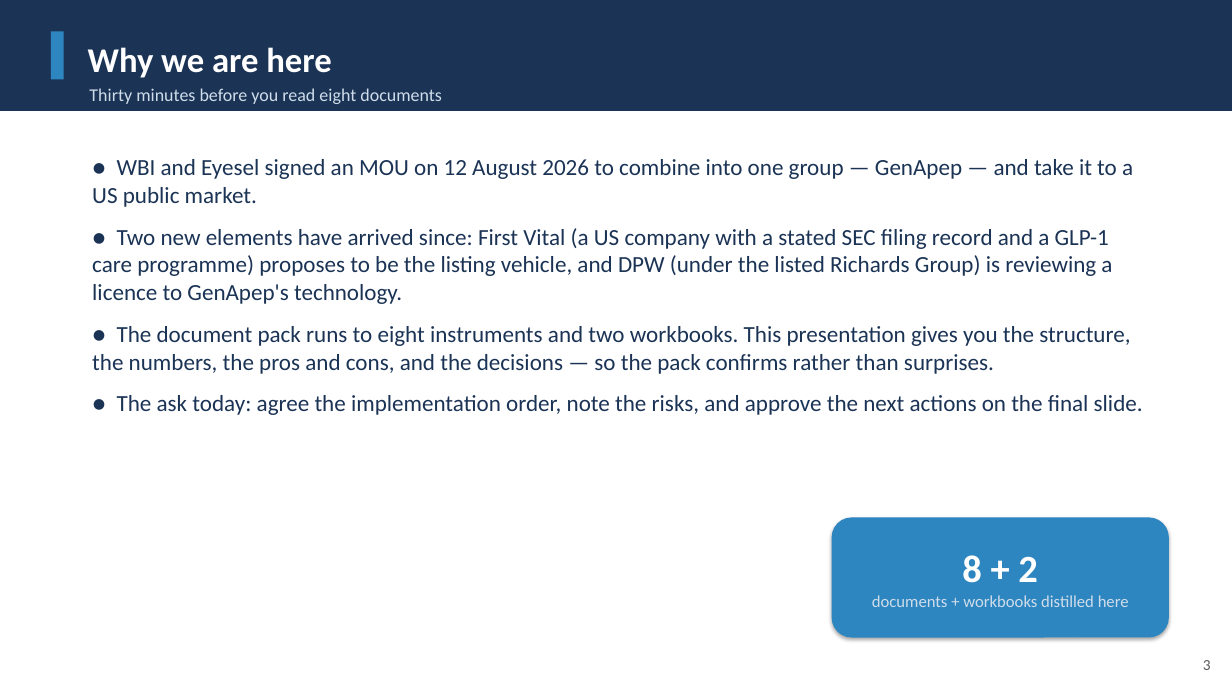
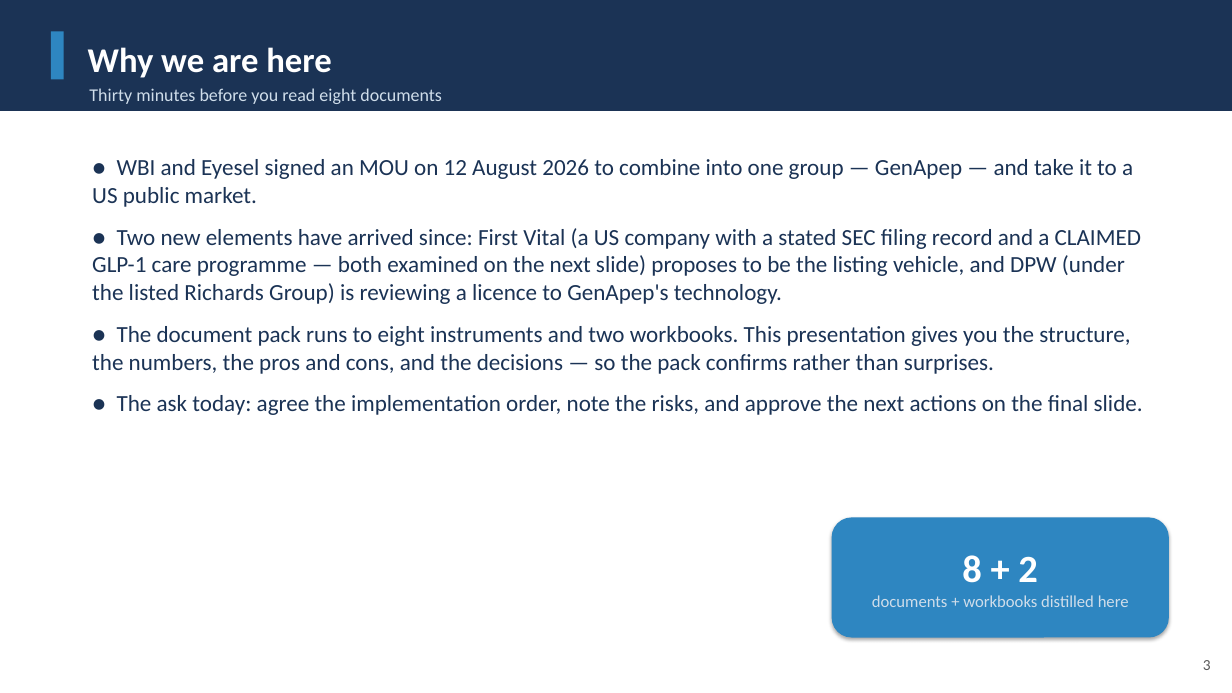
Before and after one commit to leicatam/gamification, a slide deck: slide 3 of synexo/GenApep_Executive_Presentation.pptx. Drawn at 1232x693 pixels with LibreOffice and Linux fonts; fonts in the diff are those of the drawing. Boxes give left, top, right and bottom in pixels: in the first picture for what was removed or moved away, otherwise in the second. Text is boxed around its words. In the diff, an @@ line names an element or a change of style, - is before the commit and + after.

```diff
--- a/synexo/GenApep_Executive_Presentation.pptx
+++ b/synexo/GenApep_Executive_Presentation.pptx
@@ text at (x1=92, y1=228, x2=1141, y2=304): text changed @@
-● Two new elements have arrived since: First Vital (a US company with a stated SEC filing record and a GLP-1 care programme) proposes to be the listing vehicle, and DPW (under the listed Richards Group) is reviewing a licence to GenApep's technology.
+● Two new elements have arrived since: First Vital (a US company with a stated SEC filing record and a CLAIMED GLP-1 care programme — both examined on the next slide) proposes to be the listing vehicle, and DPW (under the listed Richards Group) is reviewing a licence to GenApep's technology.
```
Also in this commit, not shown: 10 other slides changed, 10 other files.
